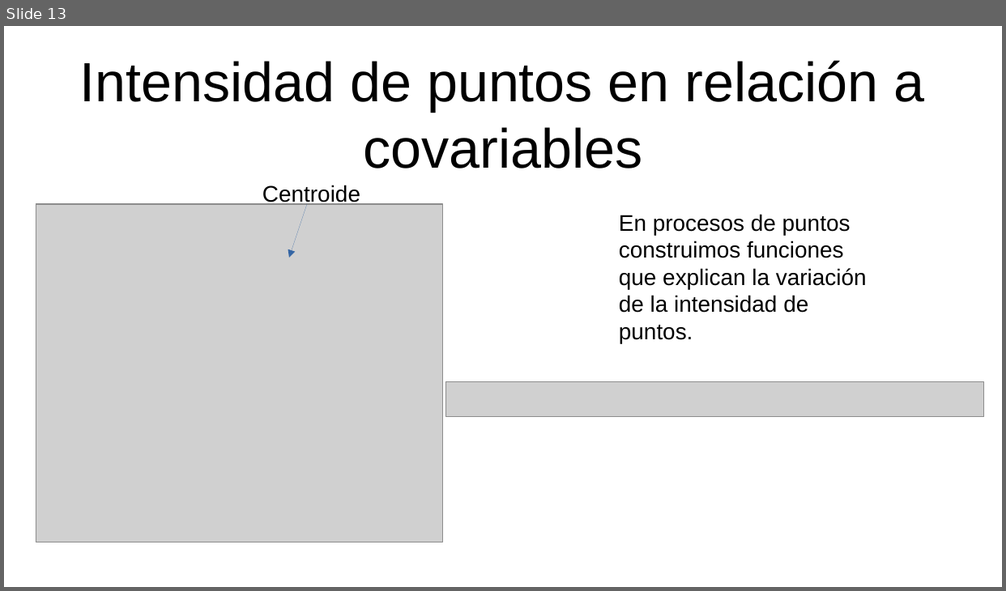
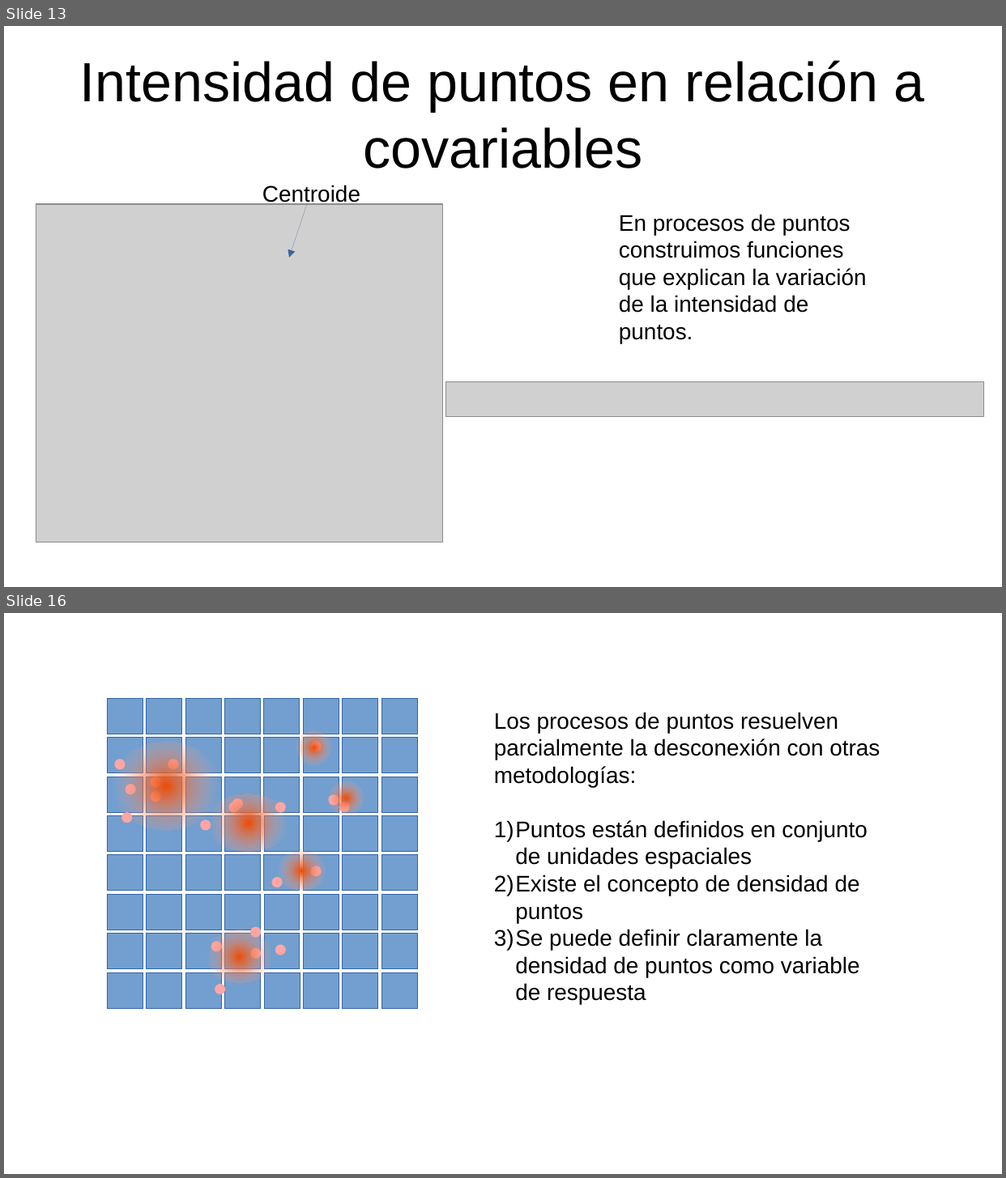
Before and after one commit to gerardommc/Ecologia-Teorica-II, a slide deck: Nicho/Caso-correlativo.odp. Shown one above the other, each under a label of ours: slide 13 before the commit, slides 13 and 16 after it; the slides between them are not shown. The pictures are 1006x591 and 1006x1178 pixels, drawn with LibreOffice and Linux fonts; fonts in the diff are those of the drawing; grey boxes stand for pictures. Boxes give left, top, right and bottom in pixels: in the first picture for what was removed or moved away, otherwise in the second. Text is boxed around its words. In the diff, an @@ line names an element or a change of style, - is before the commit and + after.

```diff
--- a/Nicho/Caso-correlativo.odp
+++ b/Nicho/Caso-correlativo.odp
@@ slide 16 added at [4, 613, 1002, 1174], background #FFFFFF @@
@@ ellipse added at [296, 730, 332, 767], fill gradient #ED4C05 to #F4AFA0 to #F7D1D5 @@
@@ text added at [494, 712, 880, 1001], 18 pt, text #000000 @@
+Los procesos de puntos resuelven parcialmente la desconexión con otras metodologías:
+1) Puntos están definidos en conjunto de unidades espaciales
+2) Existe el concepto de densidad de puntos
+3) Se puede definir claramente la densidad de puntos como variable de respuesta
@@ ellipse added at [111, 742, 221, 830], fill gradient #ED4C05 to #F4AFA0 to #F7D1D5 @@
@@ ellipse added at [328, 781, 364, 817], fill gradient #ED4C05 to #F4AFA0 to #F7D1D5 @@
@@ ellipse added at [203, 794, 292, 851], fill gradient #ED4C05 to #F4AFA0 to #F7D1D5 @@
@@ ellipse added at [275, 852, 328, 891], fill gradient #ED4C05 to #F4AFA0 to #F7D1D5 @@
@@ group added at [107, 698, 417, 1009]: 64 rectangles, 20 ellipses @@
@@ ellipse added at [203, 930, 275, 983], fill gradient #ED4C05 to #F4AFA0 to #F7D1D5 @@
```
Also in this commit, not shown: 2 slides changed, 11 other slides added, 8 other files.
